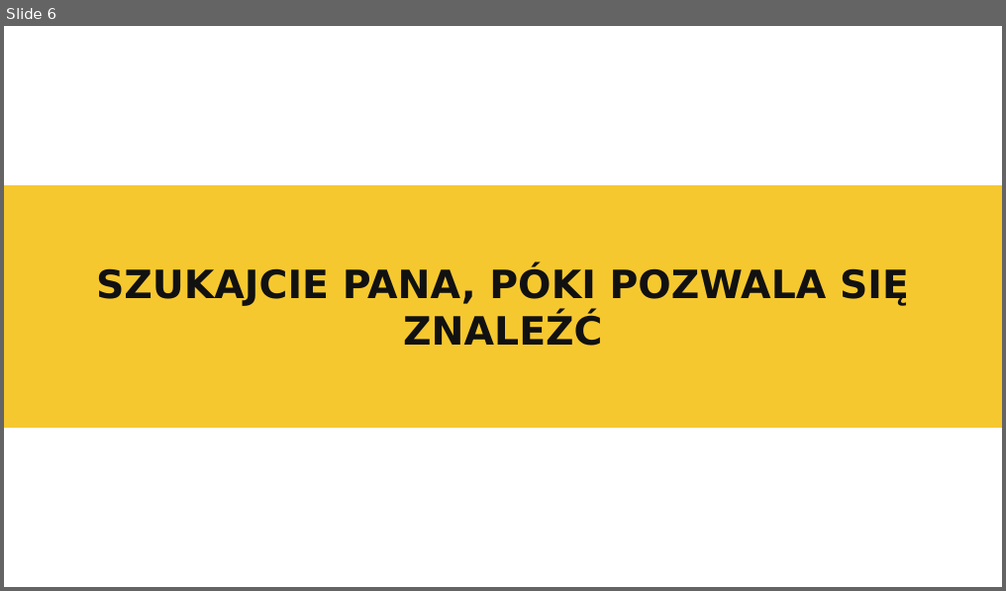
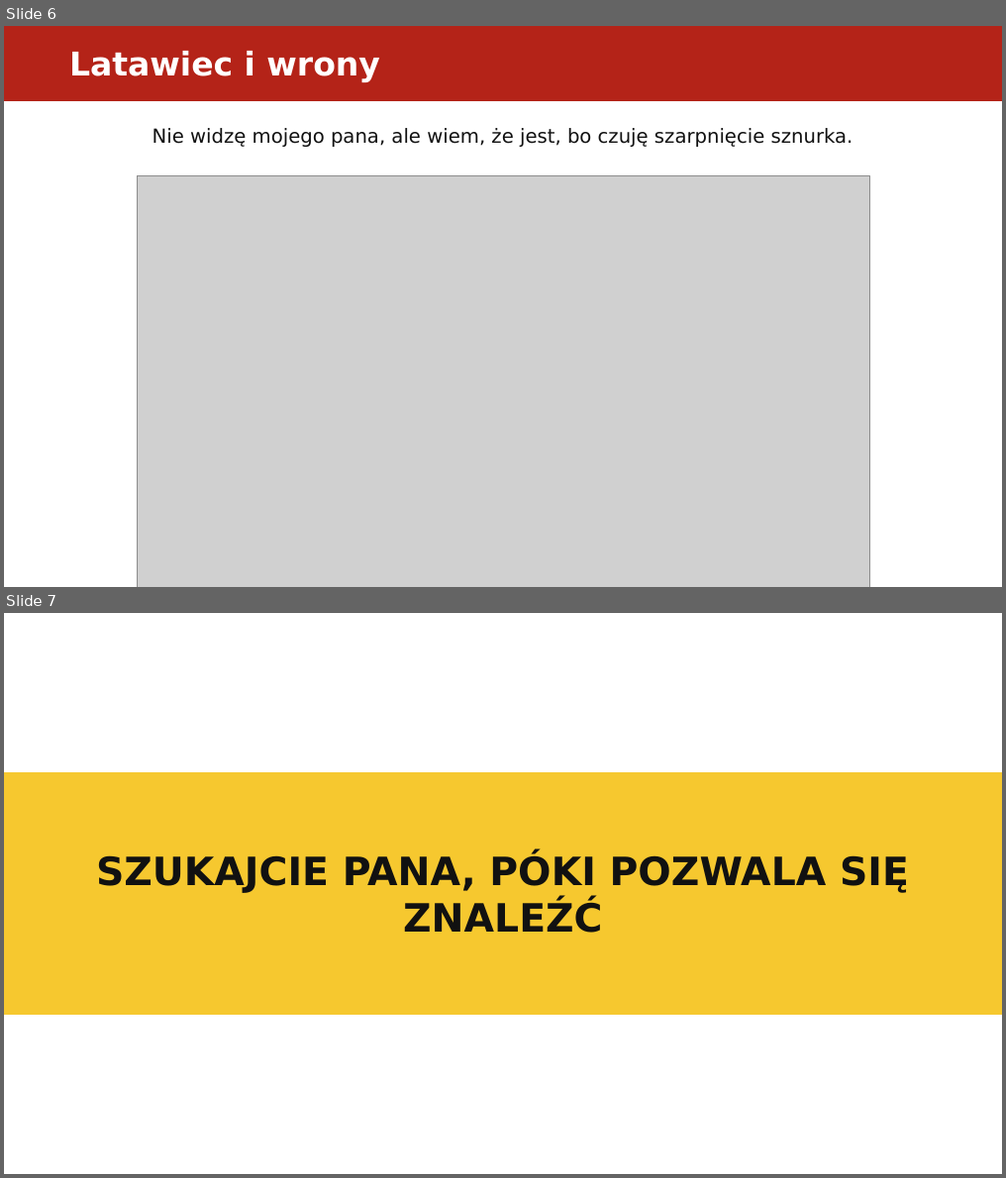
Before and after one commit to folkien/teachings, a slide deck: issue_kurs_kamch_lubecko/0.wprowadzenie/dyrektorium_2017_wprowadzenie_prezentacja.pptx. Shown one above the other, each under a label of ours: slide 6 before the commit, slides 6 and 7 after it. The pictures are 1006x591 and 1006x1178 pixels, drawn with LibreOffice and Linux fonts; fonts in the diff are those of the drawing; grey boxes stand for pictures. Boxes give left, top, right and bottom in pixels: in the first picture for what was removed or moved away, otherwise in the second. Text is boxed around its words. In the diff, an @@ line names an element or a change of style, - is before the commit and + after.

```diff
--- a/issue_kurs_kamch_lubecko/0.wprowadzenie/dyrektorium_2017_wprowadzenie_prezentacja.pptx
+++ b/issue_kurs_kamch_lubecko/0.wprowadzenie/dyrektorium_2017_wprowadzenie_prezentacja.pptx
@@ slide 6 added at [4,26,1002,587], background #FFFFFF @@
@@ rectangle added at [4,26,1002,101], fill #B42318, outline #B42318 0 pt @@
@@ text added at [69,51,379,82], 31.5 pt, text #FFFFFF, bold @@
+Latawiec i wrony
@@ text added at [152,128,853,147], 18.8 pt, text #111111 @@
+Nie widzę mojego pana, ale wiem, że jest, bo czuję szarpnięcie sznurka.
@@ picture added at [138,175,869,587] @@
@@ what was slide 6 is now slide 7 @@
```
Also in this commit, not shown: 4 other files.
